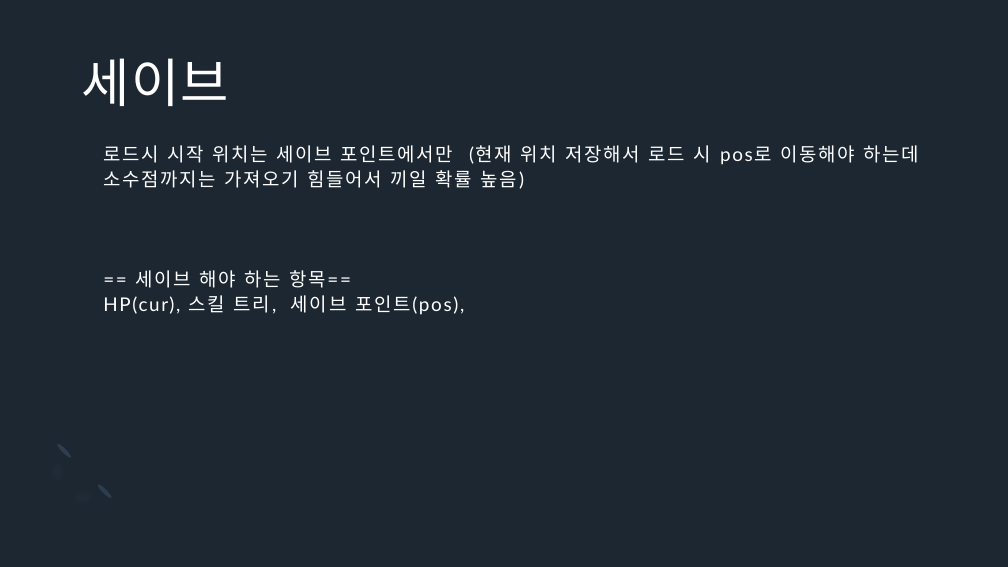
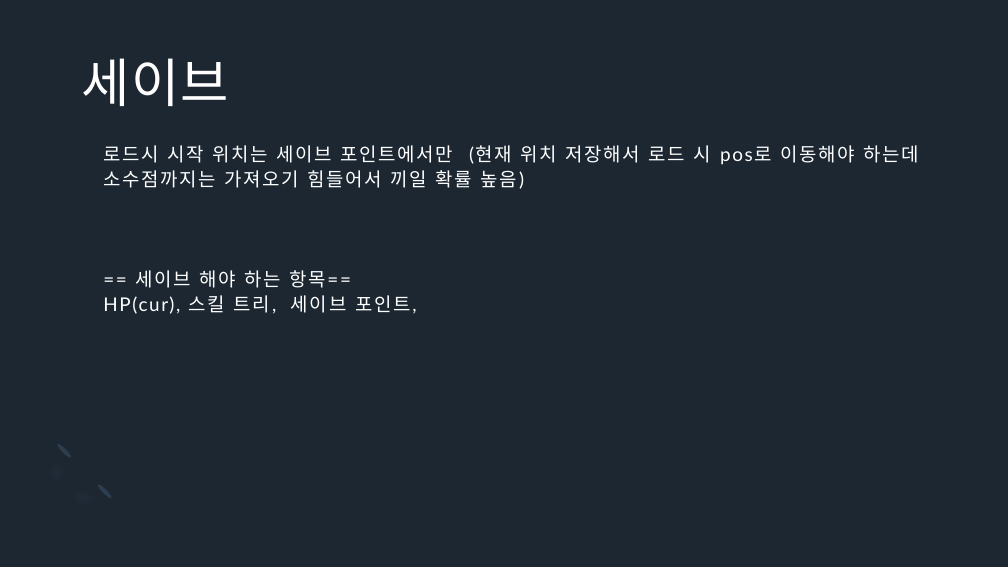
Before and after one commit to Icloy/2D_Roguelike, a slide deck: slide 14 of 기획서.pptx (slide 15 before the commit). Drawn at 1008x567 pixels with LibreOffice and Linux fonts; fonts in the diff are those of the drawing. Boxes give left, top, right and bottom in pixels: in the first picture for what was removed or moved away, otherwise in the second. Text is boxed around its words. In the diff, an @@ line names an element or a change of style, - is before the commit and + after.

```diff
--- a/기획서.pptx
+++ b/기획서.pptx
@@ title at <box>103,145,919,314</box>: text changed @@
-로드시 시작 위치는 세이브 포인트에서만 (현재 위치 저장해서 로드 시 pos로 이동해야 하는데 소수점까지는 가져오기 힘들어서 끼일 확률 높음)
-== 세이브 해야 하는 항목==
-HP(cur), 스킬 트리, 세이브 포인트(pos),
+로드시 시작 위치는 세이브 포인트에서만 (현재 위치 저장해서 로드 시 pos로 이동해야 하는데 소수점까지는 가져오기 힘들어서 끼일 확률 높음)
+== 세이브 해야 하는 항목==
+HP(cur), 스킬 트리, 세이브 포인트,
```
Also in this commit, not shown: 9 other slides changed, 3 slides added.
